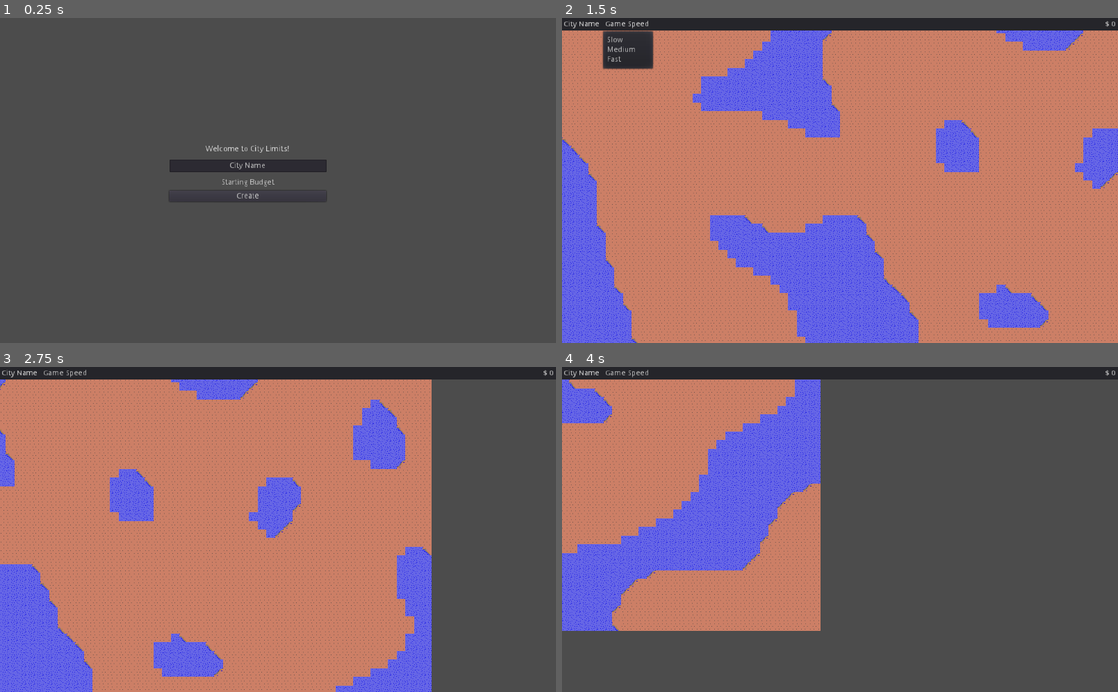
Above: before the commit, frames 1-4 (two rows, left to right).
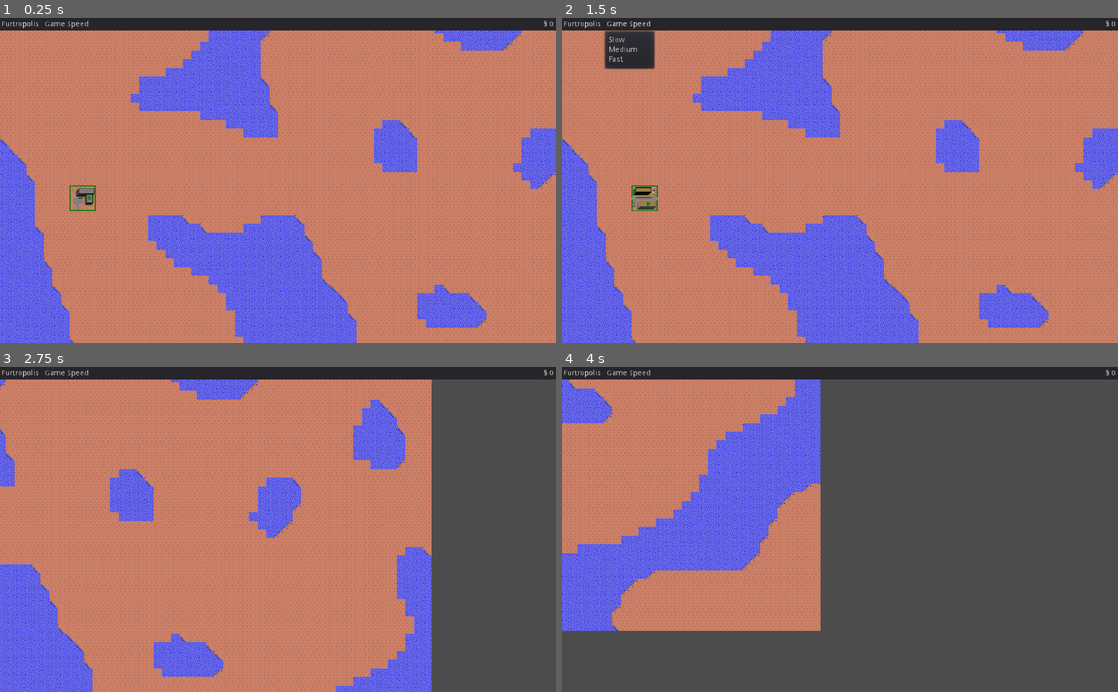
Above: after the commit, the same moments.

Repository: tonytins/citylimits
Game: Godot game, scene res://scenes/game.tscn
The game is run twice, just before and just after one commit, with the same random seed, the same clock (stepped at 60 frames per second) and the same inputs. Before the commit the project starts from res://scenes/titlescreen.tscn.
Inputs (mouse positions are in pixels of both pictures, inside the frame that each line leads up to):
- Up to frame 1 (0.25 s): no input
- Up to frame 2 (1.5 s): click (812, 196) at 0.5 s, where only the run before the commit has a clickable "Create"; click "Game Speed" at 1.25 s
- Up to frame 3 (2.75 s): tap Enter at 2 s; move the mouse to (400, 513) at 2.02 s; hold Right (ui_right) from 2.03 s (still down); hold Ctrl from 2.03 s (still down); click (400, 513) at 2.17 s
- Up to frame 4 (4 s): move the mouse to (728, 545) at 2.77 s; release Right (ui_right) at 2.78 s; release Ctrl at 2.78 s; hold Down (ui_down) 2.78-3.53 s; tap Ctrl at 2.85 s; click (728, 545) at 2.92 s; move the mouse to (895, 458) at 3.52 s; hold Right (ui_right) from 3.53 s (still down); hold Ctrl from 3.53 s (still down); click (895, 458) at 3.67 s

The runs differ from the first frame. In frame 1, 100% of the frame differs, in the area x 0-100%, y 0-100%; in frame 2, 2.6%; in frame 3, 1.3%; in frame 4, 1.2%.

Commit message:
Created first zone type
- Renamed CityData to SimData and added SimEvents for signals
= Set starting screen to game screen for now

Diff:
--- a/project.godot
+++ b/project.godot
@@ -10,25 +10,30 @@
 
 _global_script_classes=[  ]
 _global_script_class_icons={
-
 }
 
 [application]
 
 config/name="City Limits"
-run/main_scene="res://scenes/titlescreen.tscn"
+run/main_scene="res://scenes/game.tscn"
 config/icon="res://icon.png"
 config/windows_native_icon="res://icon.ico"
 
 [autoload]
 
-CityData="*res://scripts/autoload/citydata.gd"
+CityData="*res://scripts/autoload/SimData.gd"
+SimData="*res://scripts/autoload/SimData.gd"
+SimEvents="*res://scripts/autoload/SimEvents.gd"
 
 [display]
 
 window/size/resizable=false
 window/stretch/mode="2d"
 window/stretch/aspect="keep"
+
+[editor_plugins]
+
+enabled=PoolStringArray(  )
 
 [input]
 
@@ -43,5 +48,6 @@
 [rendering]
 
 quality/driver/driver_name="GLES2"
+2d/snapping/use_gpu_pixel_snap=true
+environment/default_environment="res://default_env.tres"
 quality/2d/use_pixel_snap=true
-environment/default_environment="res://default_env.tres"
--- /dev/null
+++ b/scenes/Zone.tscn
@@ -0,0 +1,44 @@
+[gd_scene load_steps=5 format=2]
+
+[ext_resource path="res://scripts/Zone.gd" type="Script" id=1]
+[ext_resource path="res://sprites/res_zones.png" type="Texture" id=2]
+
+[sub_resource type="RectangleShape2D" id=1]
+extents = Vector2( 24.1295, 23.9406 )
+
+[sub_resource type="Animation" id=2]
+resource_name = "Animante"
+length = 5.0
+step = 1.0
+tracks/0/type = "value"
+tracks/0/path = NodePath("Sprite:frame")
+tracks/0/interp = 1
+tracks/0/loop_wrap = true
+tracks/0/imported = false
+tracks/0/enabled = true
+tracks/0/keys = {
+"times": PoolRealArray( 0, 1, 2, 3, 4 ),
+"transitions": PoolRealArray( 1, 1, 1, 1, 1 ),
+"update": 1,
+"values": [ 1, 2, 3, 4, 6 ]
+}
+
+[node name="Zone" type="KinematicBody2D"]
+input_pickable = true
+script = ExtResource( 1 )
+
+[node name="Quarters" type="Timer" parent="."]
+wait_time = 10.0
+autostart = true
+
+[node name="Sprite" type="Sprite" parent="."]
+texture = ExtResource( 2 )
+vframes = 19
+
+[node name="CollisionShape2D" type="CollisionShape2D" parent="."]
+shape = SubResource( 1 )
+
+[node name="AnimationPlayer" type="AnimationPlayer" parent="."]
+anims/Animante = SubResource( 2 )
+
+[connection signal="timeout" from="Quarters" to="." method="_on_Quarters_timeout"]
--- a/scenes/game.tscn
+++ b/scenes/game.tscn
@@ -1,10 +1,11 @@
-[gd_scene load_steps=6 format=2]
+[gd_scene load_steps=7 format=2]
 
 [ext_resource path="res://sprites/water.tres" type="TileSet" id=1]
 [ext_resource path="res://scripts/gpanel.gd" type="Script" id=2]
 [ext_resource path="res://sprites/terrian.tres" type="TileSet" id=3]
 [ext_resource path="res://scripts/world.gd" type="Script" id=4]
 [ext_resource path="res://scripts/cameramovement.gd" type="Script" id=5]
+[ext_resource path="res://scenes/Zone.tscn" type="PackedScene" id=6]
 
 [node name="game" type="Node"]
 
@@ -28,6 +29,9 @@
 position = Vector2( 512, 304 )
 current = true
 script = ExtResource( 5 )
+
+[node name="Resdenital" parent="world" instance=ExtResource( 6 )]
+position = Vector2( 152.043, 336.414 )
 
 [node name="ui" type="CanvasLayer" parent="."]
 
@@ -86,11 +90,11 @@
 }
 
 [node name="currencylbl" type="Label" parent="ui/base/gpanel/citystatus"]
-margin_left = 251.0
+margin_left = 252.0
 margin_top = 3.0
 margin_right = 259.0
 margin_bottom = 17.0
-text = "$"
+text = "§"
 
 [node name="moneylbl" type="Label" parent="ui/base/gpanel/citystatus"]
 margin_left = 263.0
--- a/scenes/titlescreen.tscn
+++ b/scenes/titlescreen.tscn
@@ -46,4 +46,5 @@
 margin_right = 601.0
 margin_bottom = 339.0
 text = "Create"
+
 [connection signal="pressed" from="CreateBtn" to="." method="_on_CreateBtn_pressed"]
--- /dev/null
+++ b/scripts/Zone.gd
@@ -0,0 +1,46 @@
+extends KinematicBody2D
+
+export var cost: int = 10000
+export var income: int
+export var expense: int
+
+onready var zone = $Sprite
+onready var quarters = $Quarters
+onready var player = $AnimationPlayer
+
+var can_grab = false
+var grabbed_offset = Vector2()
+
+func _ready():
+	SimEvents.connect("pay_expense", self, "_get_expense")
+
+	# Once placed in-world, it'll substract from your budget
+	if SimData.budget >= cost:
+		SimData.budget -= cost
+
+func _input(event):
+	if event is InputEventMouseButton:
+		can_grab = event.pressed
+		grabbed_offset = position - get_global_mouse_position()
+
+func _process(delta):
+
+	player.play("Animante")
+
+	if SimData.budget >= expense:
+		SimData.budget -= expense
+
+	if SimData.budget >= income:
+		SimData.budget += income
+
+	if Input.is_mouse_button_pressed(BUTTON_LEFT) and can_grab:
+		position = get_global_mouse_position() + grabbed_offset
+
+func _on_Quarters_timeout():
+	if SimData.prev_quarter == 4:
+		SimData.year += 1
+		SimData.emit_signal("one_time_zone")
+		SimData.emit_signal("pay_expense")
+
+	SimData.prev_quarter = SimData.quarter
+	quarters.start()
--- a/scripts/autoload/citydata.gd
+++ b/scripts/autoload/SimData.gd
@@ -1,6 +1,11 @@
 extends Node
 
-var city_name: String
+var city_name: String = "Furtropolis"
+var year: int = 1
+var prev_quarter: int
+var quarter: int = 1
+var population: int = 0
+var news_ticker: String
 
 var budget: int
 var prev_budget: int
--- /dev/null
+++ b/scripts/autoload/SimEvents.gd
@@ -0,0 +1,5 @@
+extends Node
+
+signal quarter_income
+signal one_time_income
+signal pay_expense
